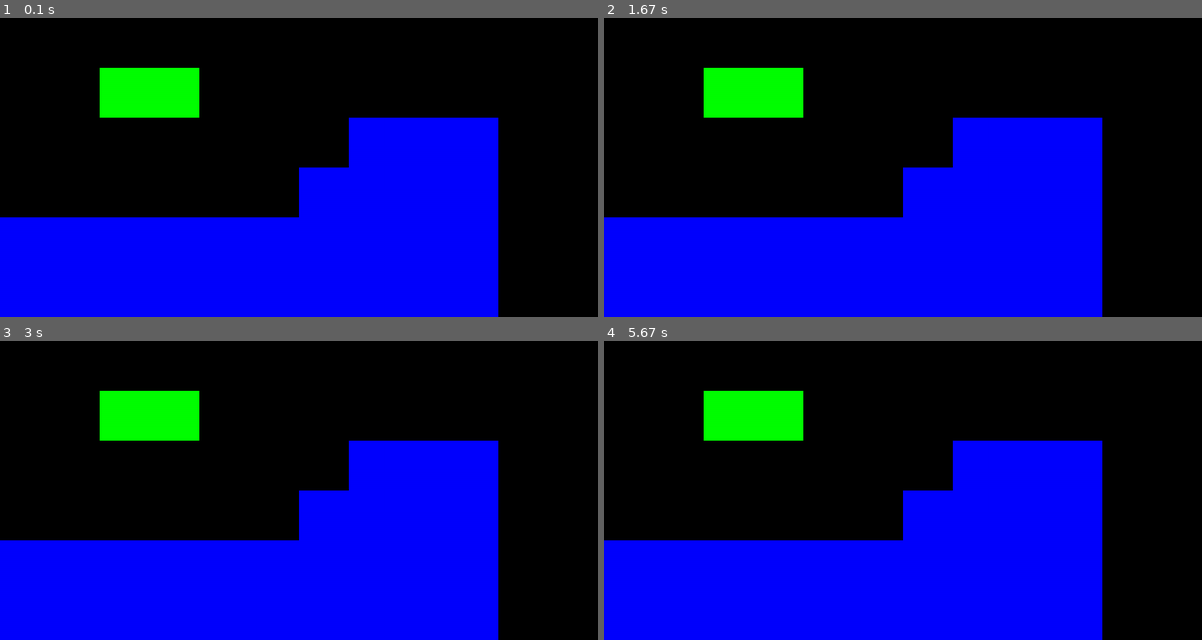
Above: before the commit, frames 1-4 (two rows, left to right).
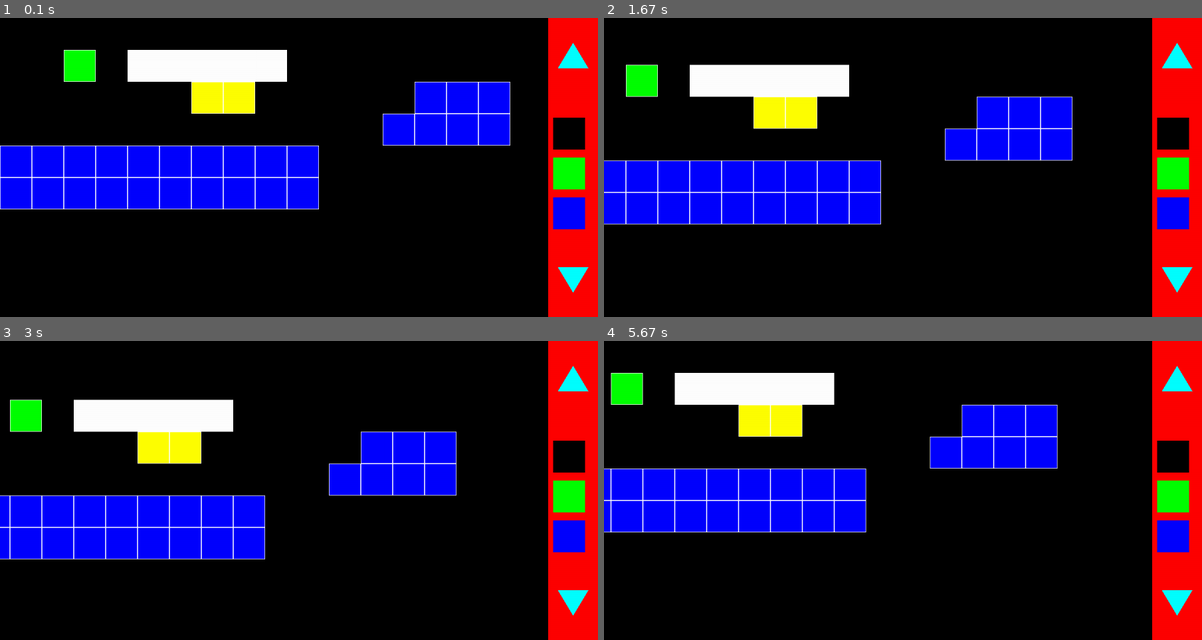
Above: after the commit, the same moments.

Repository: Domidhbw/DHBW
Game: pygame game, started from Projects/pygame/LevelEditor/Main.py
The game is run twice, just before and just after one commit, with the same random seed, the same clock (stepped at 60 frames per second) and the same inputs.
Inputs (mouse positions are in pixels of both pictures, inside the frame that each line leads up to):
- Up to frame 1 (0.1 s): no input
- Up to frame 2 (1.67 s): click (1178, 278) at 0.38 s; click (1178, 53) at 0.72 s; hold D 1-1.47 s; hold W from 1.5 s (still down)
- Up to frame 3 (3 s): release W at 1.8 s; click (155, 493) at 1.88 s; hold D 2.17-2.63 s; hold A from 2.67 s (still down)
- Up to frame 4 (5.67 s): release A at 3.2 s; hold S 3.23-3.53 s; hold A 3.57-3.97 s; hold W 4-4.37 s; hold D 4.4-5.03 s; hold S 5.07-5.43 s; click (1172, 457) at 5.52 s

The runs differ from the first frame. In frame 1, 63% of the frame differs, in the area x 0-100%, y 0-100%; in frame 2, 57%; in frame 3, 53%; in frame 4, 61%.

Commit message:
you can scroll through the level and check for the available tiles

Diff:
--- a/Projects/pygame/LevelEditor/Main.py
+++ b/Projects/pygame/LevelEditor/Main.py
@@ -1,23 +1,29 @@
 import pygame
 from listGenerator import LevelGenerator
+from menu import selectMenu
 
 pygame.init()
 screen = pygame.display.set_mode((1200, 600))
 clock = pygame.time.Clock()
 running = True
 
-level = LevelGenerator("testLevel.txt",pygame.display.get_surface())
+level = LevelGenerator()
+menu = selectMenu()
 
 while running:
     for event in pygame.event.get():
         if event.type == pygame.QUIT:
             running = False
+        if event.type == pygame.MOUSEBUTTONDOWN:
+            menu.handleMouse(pygame.mouse.get_pos())
 
+    level.update()
 
-    for tile in level.level:
-        tile.rectangle.update(tile.rectangle.left,tile.rectangle.top,level.tileScale[1],level.tileScale[0])
-        tile.draw(screen)
-    # RENDER YOUR GAME HERE
+    screen.fill('black')
+
+    level.drawLevel(screen)
+    menu.drawMenu(screen)
+    menu.drawTheTilesOnTheMenu(screen)
 
     pygame.display.flip()
 
--- /dev/null
+++ b/Projects/pygame/LevelEditor/TileManager.py
@@ -0,0 +1,13 @@
+import pygame
+from tile import Tile
+from testLevel import *
+
+class TileManager:
+    def __init__(self) -> None:
+        self.tileInformation = tiles
+
+    def createTile(self,char,left,top):
+        if char in self.tileInformation.keys():
+            return Tile(left,top,self.tileInformation[char],char)
+        else:
+            print('key does not exist check your colors and test level')
--- a/Projects/pygame/LevelEditor/listGenerator.py
+++ b/Projects/pygame/LevelEditor/listGenerator.py
@@ -1,53 +1,46 @@
 import pygame
-from tile import Tile
+from testLevel import *
+from TileManager import TileManager
 
 class LevelGenerator:
-    def __init__(self,filepath,screen) -> None:
-        self.file = open(filepath,"r").read()
-        self.Width = self.getLevelSize()
-        self.Height = self.getLevelHeight()
-        self.tileScale = self.getScale(screen)
+    def __init__(self) -> None:
+        self.LevelData = level_map
+        self.tileManager = TileManager()
         self.level = self.createLevel()
+        self.shift = pygame.Vector2()
 
-    def getLevel(self):
-        return self.level
-
-    def getScale(self,screen:pygame.display):
-        width,height = screen.get_size()
-        nHorizontalTiles =  width / self.Width
-        nVerticalTiles = height / self.Height
-        return nHorizontalTiles,nVerticalTiles
+    def getInput(self):
+        keys = pygame.key.get_pressed()
+        if keys[pygame.K_d]:
+            self.shift.x = -3
+        elif keys[pygame.K_a]:
+            self.shift.x = 3
+        else:
+            self.shift.x = 0
+        if keys[pygame.K_w]:
+            self.shift.y = 3
+        elif keys[pygame.K_s]:
+            self.shift.y = -3
+        else:
+            self.shift.y = 0
 
     def createLevel(self):
-        origin = pygame.Vector2(0,0)
         level = list()
-        for char in self.file:
-            match char:
-                case "x":
-                    level.append(Tile(origin.x,origin.y,"Blue"))
-                    origin.x += self.tileScale[1]
-                case "o":
-                    level.append(Tile(origin.x,origin.y,"Black"))
-                    origin.x += self.tileScale[1]
-                case "i":
-                    level.append(Tile(origin.x,origin.y,"Green"))
-                    origin.x += self.tileScale[1]
-                case ",":
-                    origin.x = 0
-                    origin.y += self.tileScale[0]
+        for rowIndex,row in enumerate(self.LevelData):
+            for colIndex,cell in enumerate(row):
+                if not cell == " " or cell == 'o':
+                    level.append(self.tileManager.createTile(cell, colIndex * tilsize, rowIndex * tilsize))
         return level
 
-    def getLevelSize(self):
-        count = -1
-        for char in self.file:
-            if char != " ":
-                count += 1
-                if char == ",":
-                    break
-        return count
-    def getLevelHeight(self):
-        height = 0
-        for char in self.file:
-            if char == ",":
-                height += 1
-        return height
+    def drawLevel(self,surface):
+        for tile in self.level:
+            pygame.draw.rect(surface,tile.color,tile.rect,0)
+            pygame.draw.rect(surface,'white',tile.rect,1)
+
+    def updateTilesPosition(self):
+        for tile in self.level:
+            tile.rect.update(tile.rect.left + self.shift.x,tile.rect.top + self.shift.y,tile.rect.width,tile.rect.height)
+
+    def update(self):
+        self.getInput()
+        self.updateTilesPosition()
--- /dev/null
+++ b/Projects/pygame/LevelEditor/menu.py
@@ -0,0 +1,53 @@
+import pygame
+from testLevel import *
+from TileManager import TileManager
+
+class selectMenu:
+    def __init__(self) -> None:
+        self.selectedItems = [0,3]
+        self.tiles = list()
+        self.upRect = pygame.rect.Rect(1120,50,60,50)
+        self.upButton = [[1120,100],[1150,50],[1180,100]]
+        self.downRect = pygame.rect.Rect(1120,500,60,50)
+        self.downButton = [[1120,500],[1150,550],[1180,500]]
+        self.activeTile = 'x'
+        self.tileManager = TileManager()
+        self.createTilesAndAssignThemToList()
+        self.activeTiles = self.tiles[self.selectedItems[0]:self.selectedItems[1]]
+        self.menuBackground = pygame.rect.Rect((1100,0,100,600))
+
+    def drawMenu(self,screen):
+        pygame.draw.rect(screen,'red',self.menuBackground)
+        pygame.draw.polygon(screen, (0, 255, 255), self.upButton)
+        pygame.draw.polygon(screen, (0, 255, 255), self.downButton)
+
+    def createTilesAndAssignThemToList(self):
+        chars = list(tiles.keys())
+        for char in chars:
+            self.tiles.append(self.tileManager.createTile(char,0,0))
+
+    def drawTheTilesOnTheMenu(self,surface):
+        x = 1110
+        y = 200
+        for tile in self.activeTiles:
+            tile.rect.x = x
+            tile.rect.y = y
+            pygame.draw.rect(surface,tile.color,tile.rect)
+            y += 80
+
+    def handleMouse(self,mousePos):
+        if self.upRect.collidepoint(mousePos):
+            if self.selectedItems[1] > 3:
+                self.selectedItems[0] -= 1
+                self.selectedItems[1] -= 1
+                self.activeTiles = self.tiles[self.selectedItems[0]:self.selectedItems[1]]
+        if self.downRect.collidepoint(mousePos):
+            if self.selectedItems[1] < len(self.tiles):
+                self.selectedItems[0] += 1
+                self.selectedItems[1] += 1
+                self.activeTiles = self.tiles[self.selectedItems[0]:self.selectedItems[1]]
+        for tile in self.activeTiles:
+            if tile.rect.collidepoint(mousePos):
+                self.activeTile = tile.char
+        if not self.menuBackground.collidepoint(mousePos):
+            print('outside menu')
--- /dev/null
+++ b/Projects/pygame/LevelEditor/testLevel.py
@@ -0,0 +1,16 @@
+level_map=[
+'',
+'  i sssss',
+'      ff     xxx',
+'            xxxx',
+'xxxxxxxxxx    ',
+'xxxxxxxxxx    ',
+]
+tiles = {
+    'o': 'Black',
+    'i': 'Green',
+    'x': 'Blue',
+    'f': 'Yellow',
+    's': 'White'
+}
+tilsize = 64
--- a/Projects/pygame/LevelEditor/testLevel.txt
+++ /dev/null
@@ -1,6 +0,0 @@
-o o o o o o o o o o o o,
-o o i i o o o o o o o o,
-o o o o o o o x x x o o,
-o o o o o o x x x x o o,
-x x x x x x x x x x o o,
-x x x x x x x x x x o o,
--- a/Projects/pygame/LevelEditor/tile.py
+++ b/Projects/pygame/LevelEditor/tile.py
@@ -1,11 +1,9 @@
 import pygame
 
 class Tile:
-    def __init__(self,left,top,color) -> None:
-        self.heigth = 1
-        self.width = 1
-        self.rectangle = pygame.rect.Rect(left,top,self.width,self.heigth)
+    def __init__(self,left,top,color,char) -> None:
+        self.heigth = 64
+        self.width = 64
+        self.rect = pygame.rect.Rect(left,top,self.width,self.heigth)
         self.color = color
-
-    def draw(self,display):
-            pygame.draw.rect(display,self.color,self.rectangle)
+        self.char = char
--- a/Projects/pygame/TorchGame/bullet.py
+++ /dev/null
@@ -1,13 +0,0 @@
-import pygame
-
-BULLET_SPEED = 7
-
-
-class Bullet:
-    def __init__(self, x, y, direction):
-        self.rect = pygame.Rect(x, y, 10, 10)
-        self.direction = direction
-
-    def updatePosition(self):
-        self.rect.x += self.direction.x * BULLET_SPEED
-        self.rect.y += self.direction.y * BULLET_SPEED
--- a/Projects/pygame/TorchGame/enemy.py
+++ b/Projects/pygame/TorchGame/enemy.py
@@ -10,6 +10,8 @@
     def __init__(self, player_rect):
         self.rect = pygame.Rect(random.randint(0, SCREEN_WIDTH - 55), random.randint(0, SCREEN_HEIGHT - 55), 55, 55)
         self.player_rect = player_rect
+        self.color = 'red'
+        self.alive = True
 
     def chasePlayer(self):
         player_x, player_y = self.player_rect.center
@@ -25,3 +27,16 @@
                 self.rect.y -= ENEMY_SPEED
             elif player_y > enemy_y:
                 self.rect.y += ENEMY_SPEED
+
+    def checkForCollision(self,killer):
+        if self.rect.colliderect(killer):
+            self.die()
+        else:
+            self
+
+    def die(self):
+        self.color = 'black'
+
+    def update(self,killer):
+        self.chasePlayer()
+        self.checkForCollision(killer)
--- a/Projects/pygame/TorchGame/main.py
+++ b/Projects/pygame/TorchGame/main.py
@@ -24,6 +24,8 @@
 rightWall = Wall(WIDTH-20,0,20,HEIGHT)
 walls = [topWall, bottomWall, leftWall, rightWall]
 ememy = Enemy(player.rect)
+direction = -20
+onOrOff = True
 
 collisionHandler = collisionHandler()
 
@@ -31,10 +33,13 @@
     for event in pygame.event.get():
         if event.type == pygame.QUIT:
             running = False
-        elif event.type == pygame.MOUSEBUTTONDOWN:
-                if event.button == 1:  # Left mouse button
-                    target_x, target_y = pygame.mouse.get_pos()
-                    player.shoot(target_x, target_y)
+
+    keys = pygame.key.get_pressed()
+    if keys[pygame.K_f]:
+        if onOrOff:
+            onOrOff = False
+        else:
+            onOrOff = True
 
     # Update game objects
     player.getInput()
@@ -42,15 +47,19 @@
     ememy.chasePlayer()
     # Draw everything on the screen
     screen.fill((0, 0, 0))
-    for bullet in player.bullets:
-        bullet.updatePosition()
 
+
+    if player.direction.x > 0:
+        direction = 80
+    elif player.direction.x < 0:
+        direction = -20
+
+    pygame.draw.rect(screen,ememy.color,ememy.rect)
     pygame.draw.rect(screen,'green',player.rect)
-    pygame.draw.rect(screen,'green',ememy.rect)
+    if onOrOff:
+        pygame.draw.polygon(screen, (0, 255, 255), ((player.rect.center),(player.rect.x + direction,player.rect.y - 60),(player.rect.x + direction,player.rect.y + 115)))
     for wall in walls:
         pygame.draw.rect(screen,'blue',wall.rect)
-    for bullet in player.bullets:
-         pygame.draw.rect(screen, 'red', bullet.rect)
     pygame.display.flip()
     clock.tick(FPS)
 
--- a/Projects/pygame/TorchGame/player.py
+++ b/Projects/pygame/TorchGame/player.py
@@ -1,5 +1,5 @@
 import pygame
-from bullet import Bullet
+
 
 class Player():
     def __init__(self) -> None:
@@ -8,7 +8,7 @@
         self.speed = 5
         self.rect = pygame.Rect(self.playerPos.x, self.playerPos.y, 55,55)
         self.direction = pygame.Vector2(0,0)
-        self.bullets = []
+
 
     def getInput(self):
         self.direction = pygame.Vector2(0,0)
@@ -33,8 +33,3 @@
     def updatePosition(self):
         self.rect.x += self.direction.x * self.speed
         self.rect.y += self.direction.y * self.speed
-
-    def shoot(self, targetx,targety):
-        bullet_direction = pygame.Vector2(targetx - self.rect.centerx, targety - self.rect.centery)
-        bullet_direction.normalize_ip()
-        self.bullets.append(Bullet(self.rect.centerx, self.rect.centery, bullet_direction))
--- /dev/null
+++ b/Projects/pygame/TorchGame/torch.py
@@ -0,0 +1,5 @@
+import pygame
+
+class Torch:
+    def __init__(self) -> None:
+        self.polygon = pygame.polygon(10,20,10)
